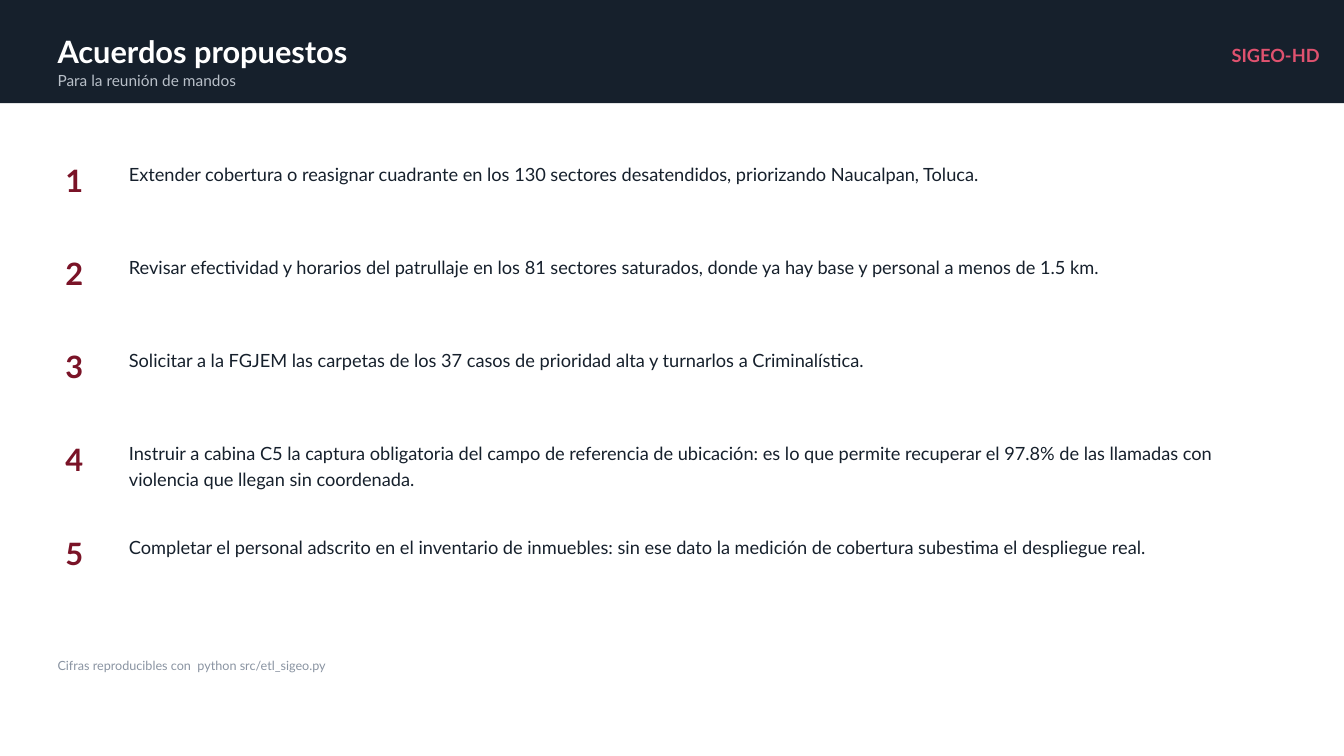
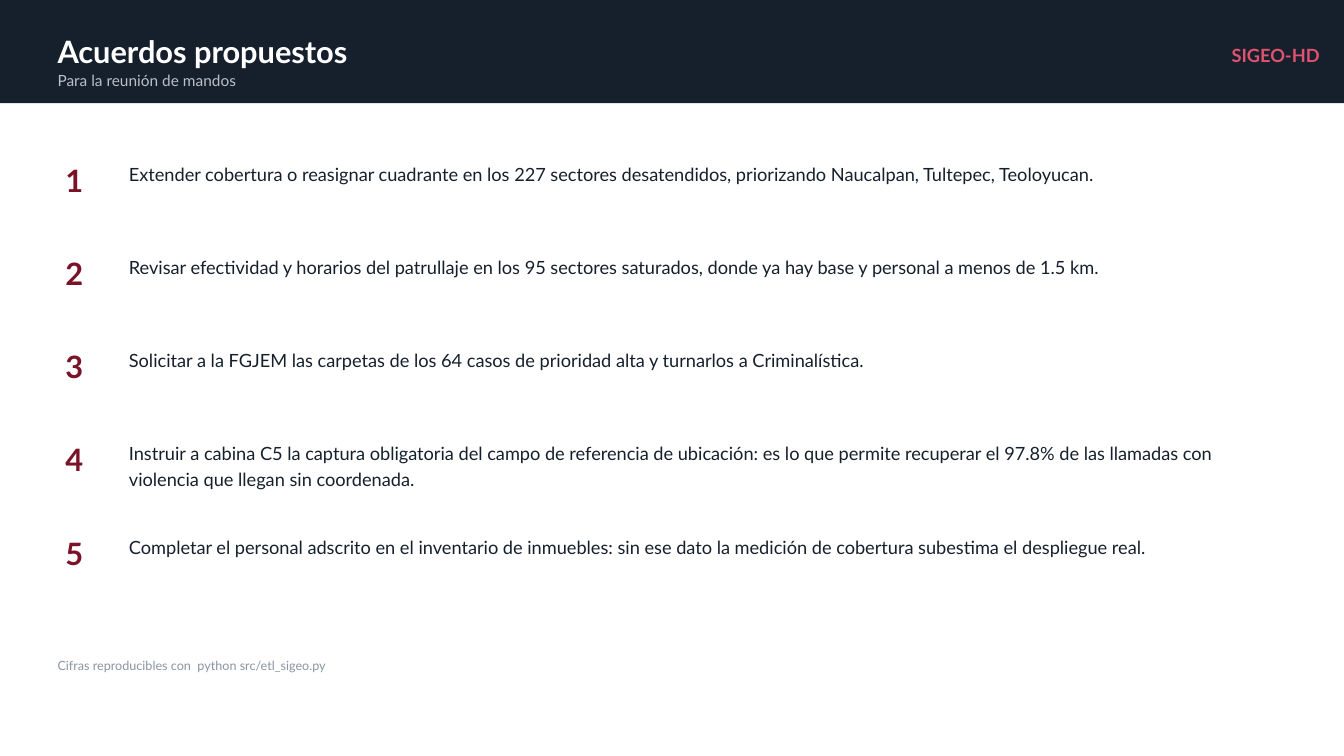
Before and after one commit to sthef0117-ui/sigeo-hd-dgspyt, a slide deck: slide 6 of presentacion/SIGEO-HD_Reunion_Mandos.pptx. Drawn at 1344x756 pixels with LibreOffice and Linux fonts; fonts in the diff are those of the drawing. Boxes give left, top, right and bottom in pixels: in the first picture for what was removed or moved away, otherwise in the second. Text is boxed around its words. In the diff, an @@ line names an element or a change of style, - is before the commit and + after.

```diff
--- a/presentacion/SIGEO-HD_Reunion_Mandos.pptx
+++ b/presentacion/SIGEO-HD_Reunion_Mandos.pptx
@@ text at bbox=[129, 167, 1093, 185]: text changed @@
-Extender cobertura o reasignar cuadrante en los 130 sectores desatendidos, priorizando Naucalpan, Toluca.
+Extender cobertura o reasignar cuadrante en los 227 sectores desatendidos, priorizando Naucalpan, Tultepec, Teoloyucan.
@@ text at bbox=[129, 260, 1098, 278]: text changed @@
-Revisar efectividad y horarios del patrullaje en los 81 sectores saturados, donde ya hay base y personal a menos de 1.5 km.
+Revisar efectividad y horarios del patrullaje en los 95 sectores saturados, donde ya hay base y personal a menos de 1.5 km.
@@ text at bbox=[129, 353, 863, 370]: text changed @@
-Solicitar a la FGJEM las carpetas de los 37 casos de prioridad alta y turnarlos a Criminalística.
+Solicitar a la FGJEM las carpetas de los 64 casos de prioridad alta y turnarlos a Criminalística.
```
Also in this commit, not shown: 5 other slides changed, 21 other files.
